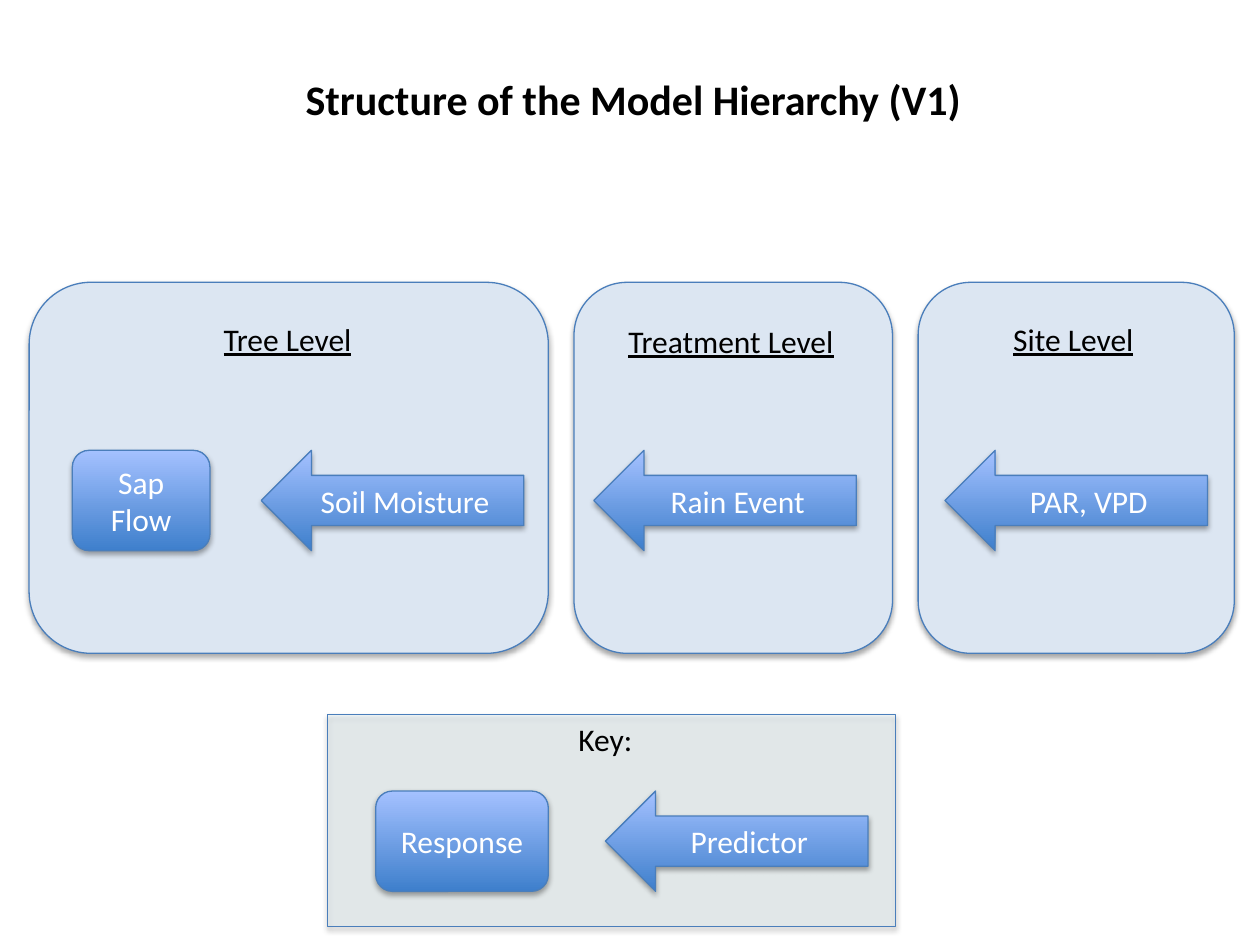
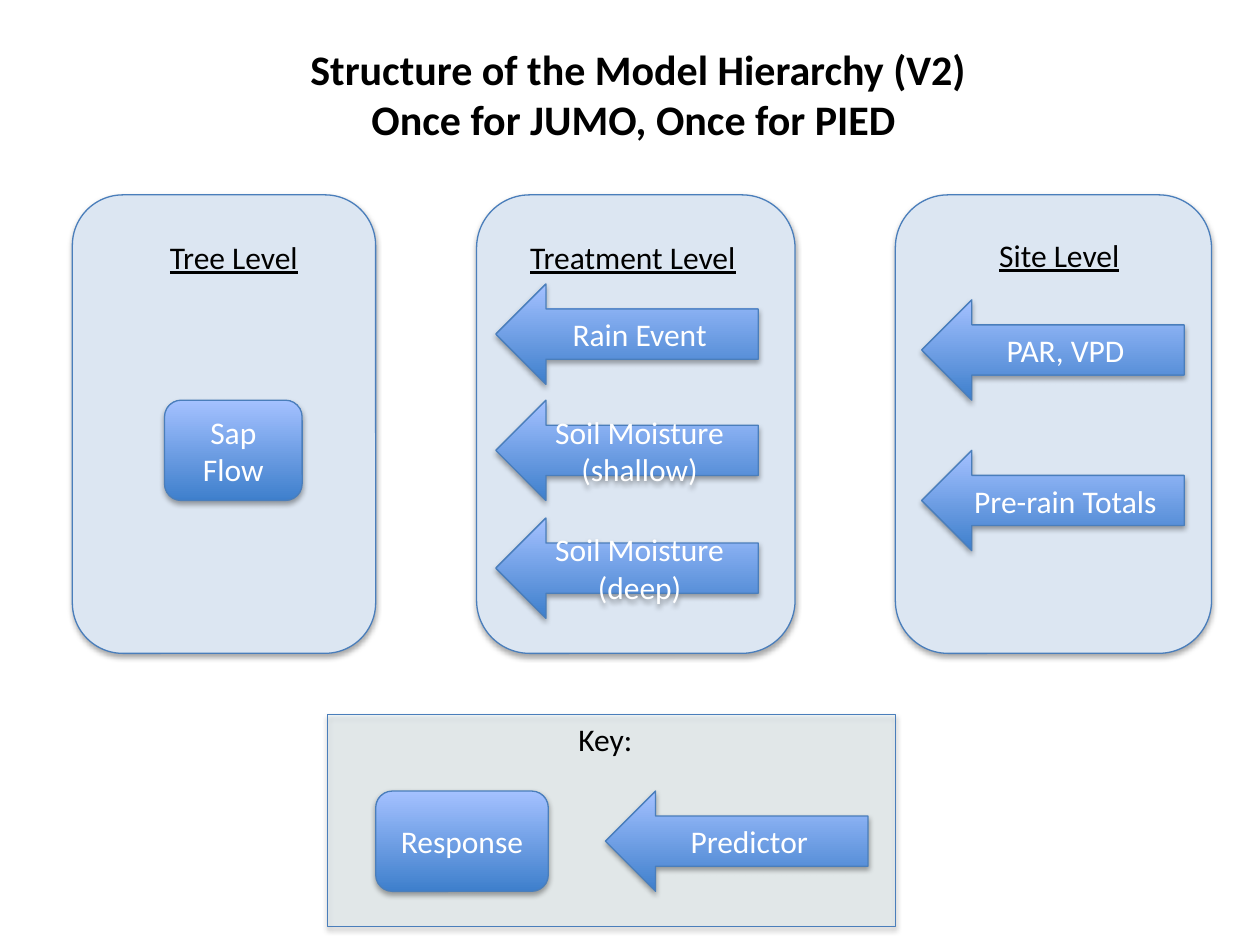
Before and after one commit to sluxton/mm, a slide deck: slide 1 of Documentation/model_diagram.pptx. Drawn at 1260x945 pixels with LibreOffice and Linux fonts; fonts in the diff are those of the drawing. Boxes give left, top, right and bottom in pixels: in the first picture for what was removed or moved away, otherwise in the second. Text is boxed around its words. In the diff, an @@ line names an element or a change of style, - is before the commit and + after.

```diff
--- a/Documentation/model_diagram.pptx
+++ b/Documentation/model_diagram.pptx
@@ text at bbox=[310, 54, 965, 141]: text changed @@
-Structure of the Model Hierarchy (V1)
+Structure of the Model Hierarchy (V2)
+Once for JUMO, Once for PIED
@@ rounded rectangle: place and size @@
-rounded rectangle at bbox=[29, 282, 548, 653]
+rounded rectangle at bbox=[72, 195, 375, 654]
@@ rounded rectangle: place and size @@
-rounded rectangle at bbox=[575, 282, 893, 653]
+rounded rectangle at bbox=[476, 195, 795, 654]
@@ rounded rectangle: place and size @@
-rounded rectangle at bbox=[919, 282, 1235, 653]
+rounded rectangle at bbox=[896, 195, 1212, 654]
@@ text "Tree Level": place and size @@
-text "Tree Level" at bbox=[224, 329, 352, 356]
+text "Tree Level" at bbox=[170, 247, 298, 274]
@@ text "Treatment Level": place and size @@
-text "Treatment Level" at bbox=[628, 331, 834, 358]
+text "Treatment Level" at bbox=[530, 247, 736, 274]
@@ text "Site Level": place and size @@
-text "Site Level" at bbox=[1013, 329, 1134, 356]
+text "Site Level" at bbox=[999, 245, 1120, 272]
@@ left arrow "Rain Event": place and size @@
-left arrow "Rain Event" at bbox=[593, 450, 856, 551]
+left arrow "Rain Event" at bbox=[496, 284, 759, 384]
@@ left arrow "PAR, VPD": place and size @@
-left arrow "PAR, VPD" at bbox=[945, 450, 1207, 551]
+left arrow "PAR, VPD" at bbox=[921, 300, 1183, 401]
@@ rounded rectangle "Sap Flow": place and size @@
-rounded rectangle "Sap Flow" at bbox=[72, 450, 209, 551]
+rounded rectangle "Sap Flow" at bbox=[165, 401, 302, 501]
@@ left arrow "Soil Moisture (shallow)": place and size @@
-left arrow "Soil Moisture (shallow)" at bbox=[261, 450, 523, 551]
+left arrow "Soil Moisture (shallow)" at bbox=[496, 401, 759, 501]
@@ text in left arrow at bbox=[555, 417, 724, 489]: text changed @@
-Soil Moisture
+Soil Moisture (shallow)
@@ left arrow added at bbox=[921, 450, 1183, 551], fill gradient #3F80CE to #A4C4FF, outline #4B7EBC 0.75 pt, 18 pt, text #FFFFFF @@
+Pre-rain Totals
@@ left arrow added at bbox=[496, 518, 759, 619], fill gradient #3F80CE to #A4C4FF, outline #4B7EBC 0.75 pt, 18 pt, text #FFFFFF @@
+Soil Moisture (deep)
```
Also in this commit, not shown: 2 other files.
